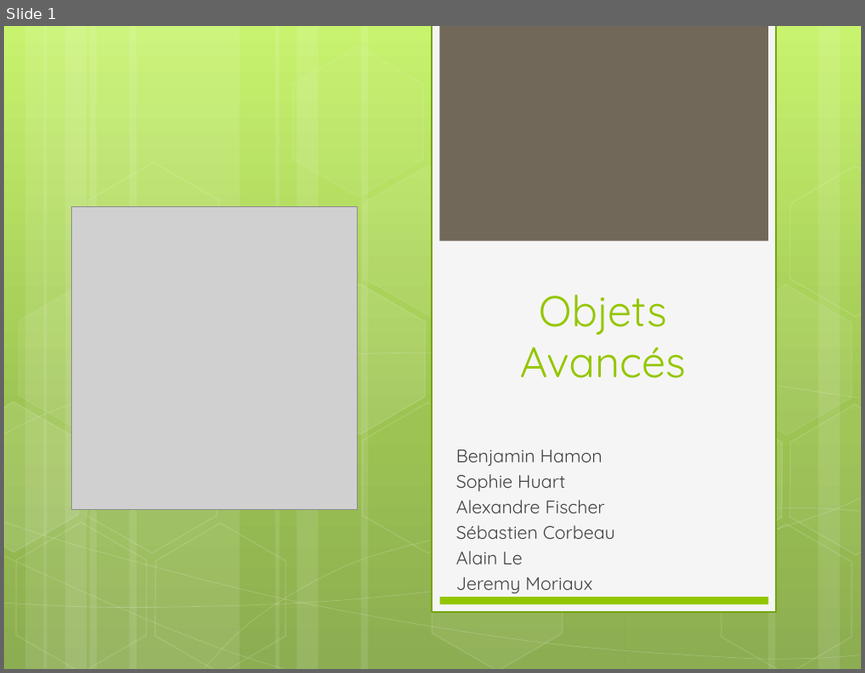
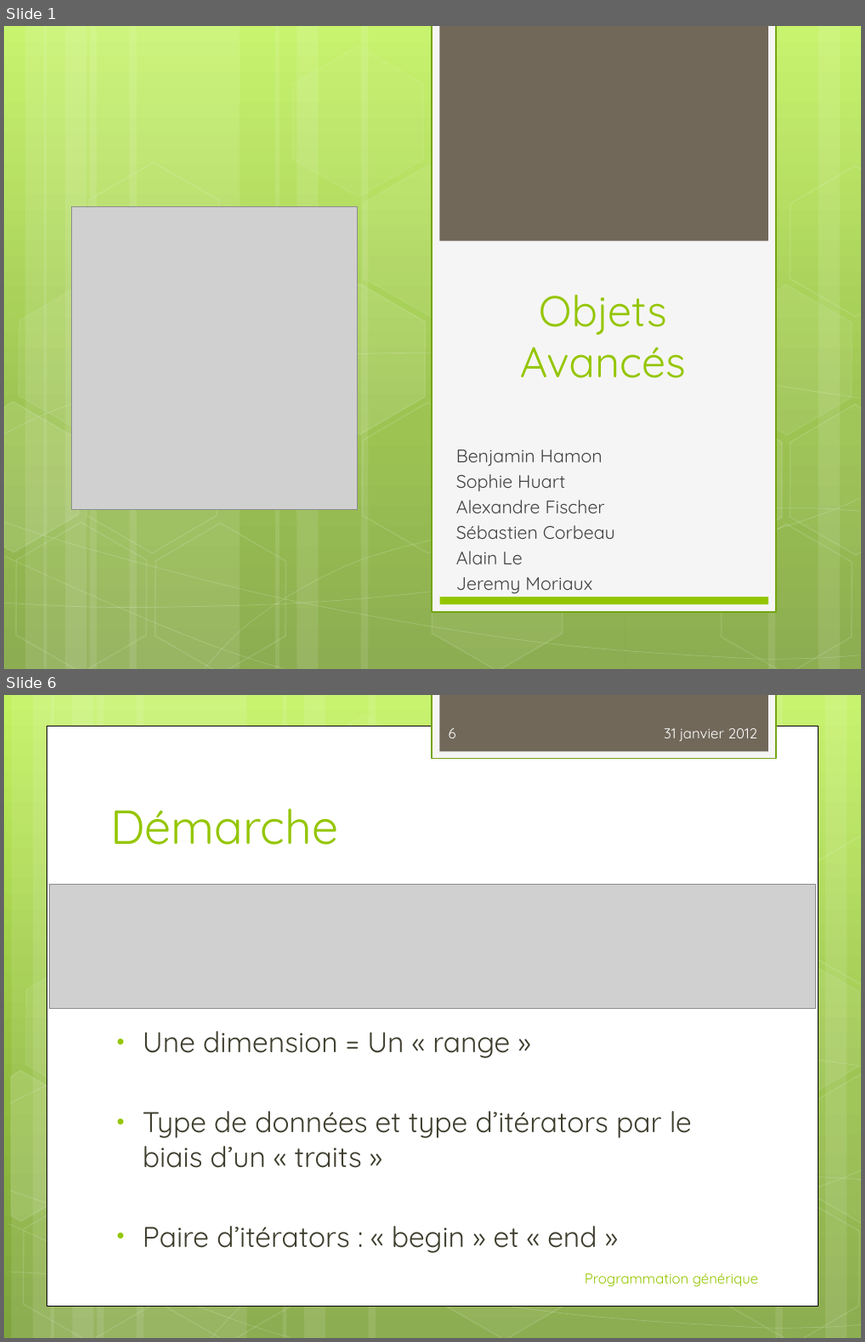
Before and after one commit to alex198710/genericprogramming, a slide deck: PresentationProgGenerik.pptx. Shown one above the other, each under a label of ours: slide 1 before the commit, slides 1 and 6 after it; the slides between them are not shown. The pictures are 865x673 and 865x1342 pixels, drawn with LibreOffice and Linux fonts; fonts in the diff are those of the drawing; grey boxes stand for pictures. Boxes give left, top, right and bottom in pixels: in the first picture for what was removed or moved away, otherwise in the second. Text is boxed around its words. In the diff, an @@ line names an element or a change of style, - is before the commit and + after.

```diff
--- a/PresentationProgGenerik.pptx
+++ b/PresentationProgGenerik.pptx
@@ slide 6 added at (4,695,861,1338), background gradient #C3F35F to #93BF3F to #81A53E @@
@@ rectangle added at (432,695,776,759), fill #F5F5F5, outline #74A510 1.25 pt @@
@@ rectangle added at (439,695,767,752), fill #71685A @@
@@ rectangle added at (46,726,818,1305), fill #FFFFFF, outline #000000 0.5 pt @@
@@ page number added at (449,728,456,738), 12 pt, text #FEFEFE @@
+6
@@ text added at (664,728,758,741), 12 pt, text #FEFEFE @@
+31 janvier 2012
@@ title added at (110,808,338,845), 40 pt, text #94C600 @@
+Démarche
@@ group added at (4,695,861,1338): 12 rectangles, 8 freeform shapes, 8 hexagons @@
@@ picture added at (49,885,816,1008) @@
@@ text added at (143,1031,692,1253), 24 pt, text #3E3D2D @@
+• Une dimension = Un « range »
+• Type de données et type d’itérators par le biais d’un « traits »
+• Paire d’itérators : « begin » et « end »
@@ text added at (585,1273,758,1287), 12 pt, text #94C600 @@
+Programmation générique
```
Also in this commit, not shown: 2 slides changed, 5 other slides added.
